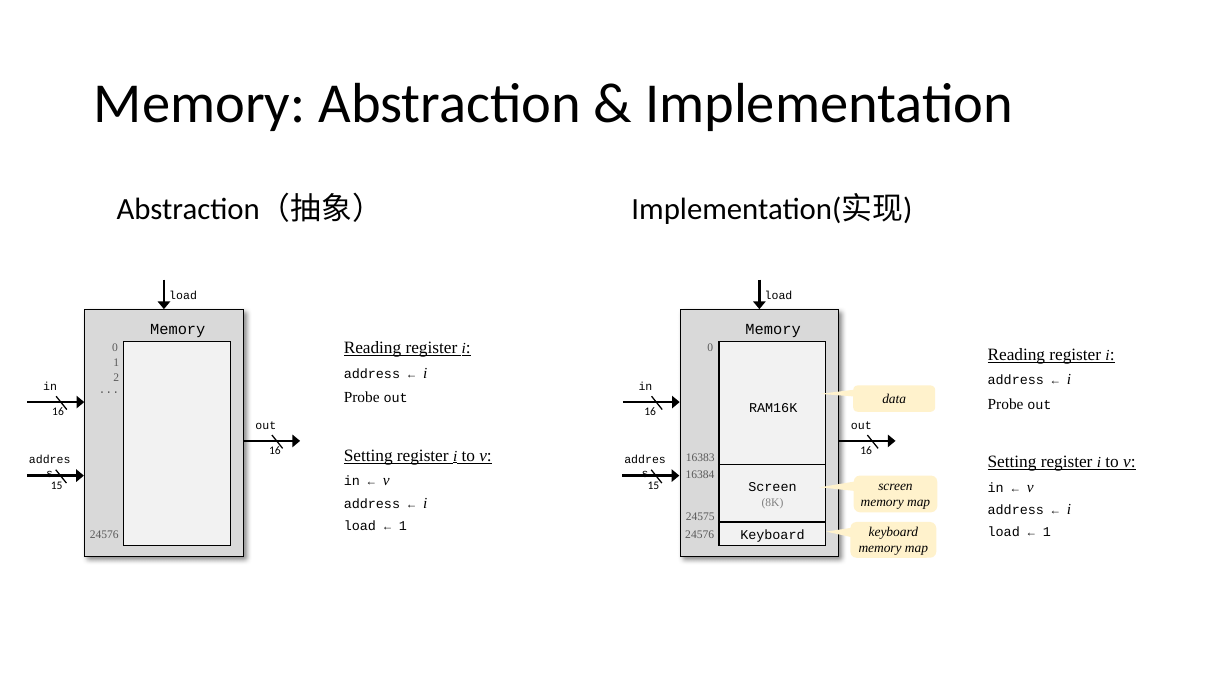
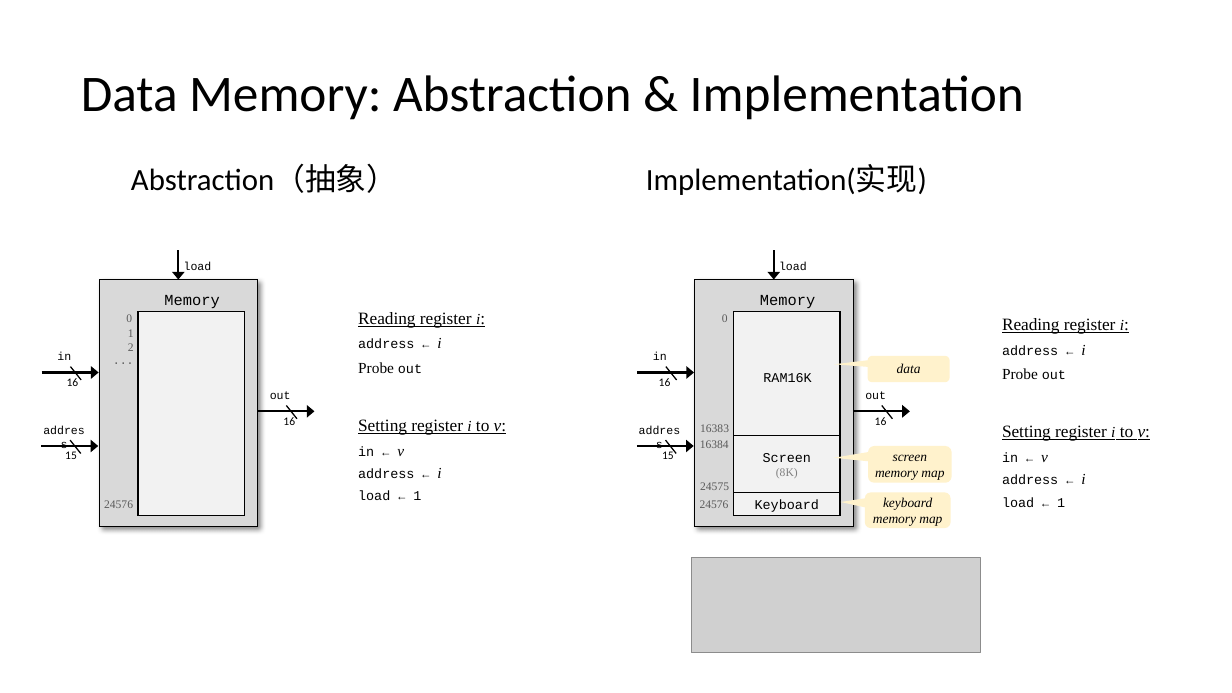
Before and after one commit to vcboy1/Leeds, a slide deck: slide 10 of 26fall/1860/Lecture/Week1.9/Lec 1.9.1 Memory II.pptx. Drawn at 1232x693 pixels with LibreOffice and Linux fonts; fonts in the diff are those of the drawing; grey boxes stand for pictures. Boxes give left, top, right and bottom in pixels: in the first picture for what was removed or moved away, otherwise in the second. Text is boxed around its words. In the diff, an @@ line names an element or a change of style, - is before the commit and + after.

```diff
--- a/26fall/1860/Lecture/Week1.9/Lec 1.9.1 Memory II.pptx
+++ b/26fall/1860/Lecture/Week1.9/Lec 1.9.1 Memory II.pptx
@@ title at (81, 75, 1024, 120): text changed; size 44 to 40 pt @@
-Memory: Abstraction & Implementation
+Data Memory: Abstraction & Implementation
@@ 33 texts, 8 arrows, 6 rectangles, 6 lines, 3 rounded speech boxes: place and size @@
-33 texts, 8 arrows, 6 rectangles, 6 lines, 3 rounded speech boxes at (18, 193, 1135, 558)
+33 texts, 8 arrows, 6 rectangles, 6 lines, 3 rounded speech boxes at (32, 164, 1150, 529)
@@ picture added at (691, 557, 981, 653) @@
```
Also in this commit, not shown: 17 other slides changed, 6 other files.
